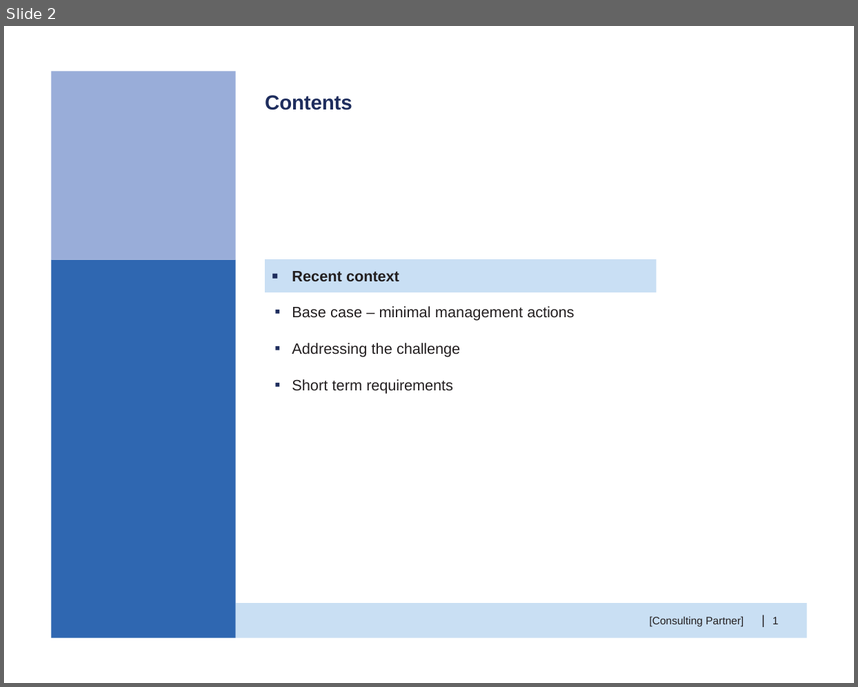
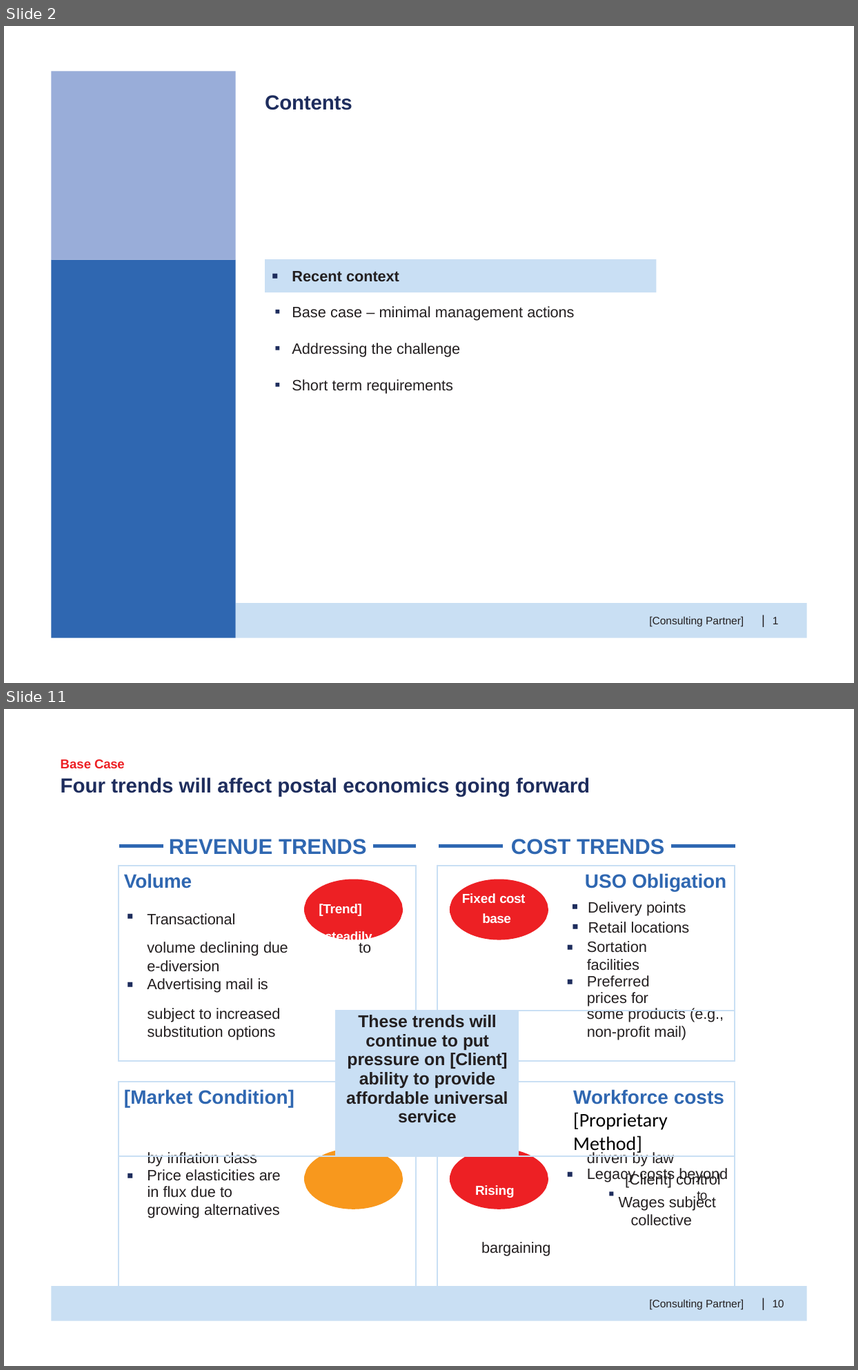
Before and after one commit to huytrnq/pptxsanitizer, a slide deck: data/Take-home_sanitized.pptx. Shown one above the other, each under a label of ours: slide 2 before the commit, slides 2 and 11 after it; the slides between them are not shown. The pictures are 858x687 and 858x1370 pixels, drawn with LibreOffice and Linux fonts; fonts in the diff are those of the drawing. Boxes give left, top, right and bottom in pixels: in the first picture for what was removed or moved away, otherwise in the second. Text is boxed around its words. In the diff, an @@ line names an element or a change of style, - is before the commit and + after.

```diff
--- a/data/Take-home_sanitized.pptx
+++ b/data/Take-home_sanitized.pptx
@@ slide 11 added at [4,709,854,1366], background #FFFFFF @@
@@ text added at [61,759,590,797], 19 pt, text #1E2D5D, bold @@
+Base Case
+Four trends will affect postal economics going forward
@@ freeform shape added at [119,846,163,846], outline #2E67B2 3 pt @@
@@ title added at [169,839,664,855], 20 pt, text #2F67B1, bold @@
+REVENUE TRENDS COST TRENDS
@@ freeform shape added at [372,846,416,846], outline #2E67B2 3 pt @@
@@ freeform shape added at [438,846,502,846], outline #2E67B2 3 pt @@
@@ freeform shape added at [672,846,736,846], outline #2E67B2 3 pt @@
@@ table added at [119,866,734,1259], 5 rows, 5 columns @@
+Volume / Transactional [Trend] volume declining due steadily to e-diversion / Advertising mail is |  |  | USO Obligation / Fixed cost ▪ Delivery points / base ▪ Retail locations / Sortation facilities / Preferred prices for | 
+subject to increased / substitution options | These trends will continue to put pressure on [Client] ability to provide affordable universal service |  |  | some products (e.g., / non-profit mail)
+ |  |  |  | 
+[Market Condition] |  |  |  | Workforce costs [Proprietary Method]
+by inflation class / Price elasticities are in flux due to / growing alternatives Rising but / capped |  |  | driven by law / Legacy costs beyond / Rising ▪ [Client] control to / cost per Wages subject / hour collective bargaining | 
@@ freeform shape added at [304,879,403,940], fill #ED2024 @@
@@ freeform shape added at [450,879,549,940], fill #ED2024 @@
@@ freeform shape added at [304,1149,403,1210], fill #F8981D @@
@@ freeform shape added at [450,1149,549,1210], fill #ED2024 @@
@@ freeform shape added at [51,1287,807,1321], fill #C9DFF3 @@
@@ text added at [649,1299,744,1310], 10 pt, text #231F20 @@
+[Consulting Partner]
@@ text added at [760,1293,766,1313], 12 pt, text #231F20 @@
+|
@@ text added at [773,1300,784,1307], 10 pt, text #231F20 @@
+10
```
Also in this commit, not shown: 3 slides changed, 34 other slides added, 28 other files.
